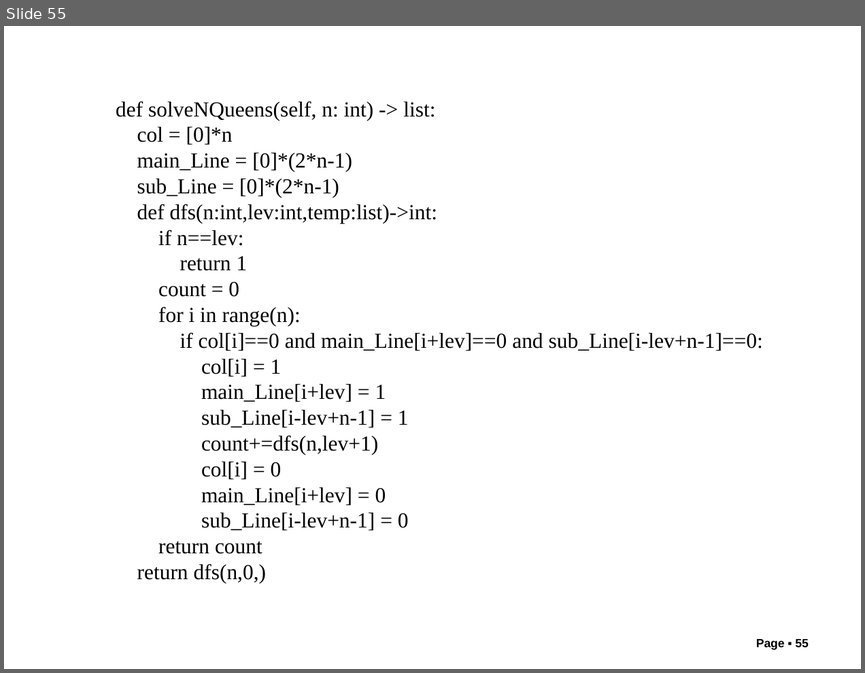
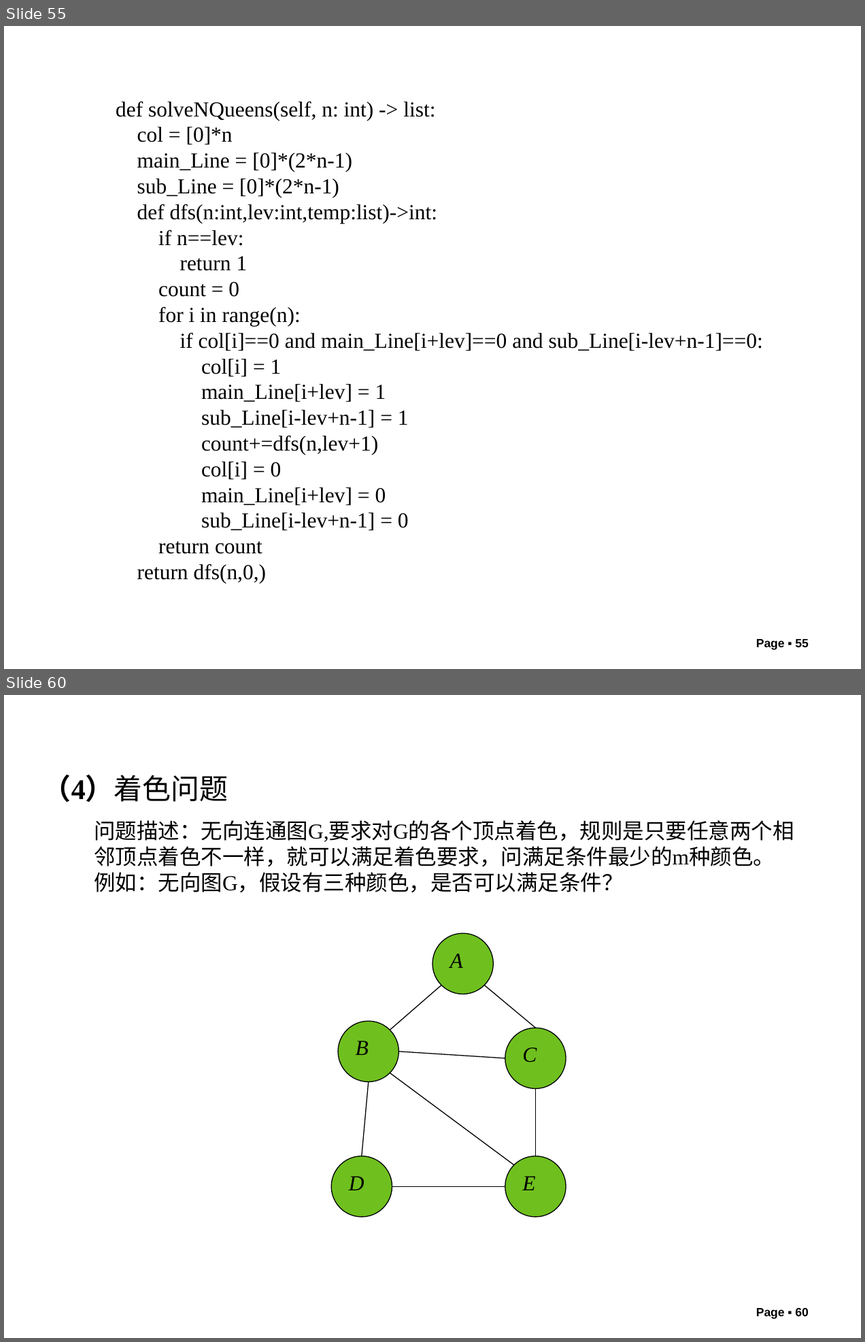
Before and after one commit to liutongling/DP, a slide deck: file/第6章 回朔法.pptx. Shown one above the other, each under a label of ours: slide 55 before the commit, slides 55 and 60 after it; the slides between them are not shown. The pictures are 865x673 and 865x1342 pixels, drawn with LibreOffice and Linux fonts; fonts in the diff are those of the drawing; background and template pictures are left out. Boxes give left, top, right and bottom in pixels: in the first picture for what was removed or moved away, otherwise in the second. Text is boxed around its words. In the diff, an @@ line names an element or a change of style, - is before the commit and + after.

```diff
--- a/file/第6章 回朔法.pptx
+++ b/file/第6章 回朔法.pptx
@@ slide 60 added at bbox=[4, 695, 861, 1338], background #FFFFFF @@
@@ text added at bbox=[43, 775, 228, 802], 24 pt, text #000000 @@
+（4）着色问题
@@ text added at bbox=[94, 820, 794, 892], 18 pt, text #000000 @@
+问题描述：无向连通图G,要求对G的各个顶点着色，规则是只要任意两个相邻顶点着色不一样，就可以满足着色要求，问满足条件最少的m种颜色。
+例如：无向图G，假设有三种颜色，是否可以满足条件？
@@ ellipse added at bbox=[432, 933, 493, 994], fill #6FC01E, outline #000000 0.75 pt, 18 pt, text #000000, italic @@
+A
@@ line added from (441, 985) to (390, 1030), #000000 0.75 pt @@
@@ line added from (484, 985) to (535, 1028), #000000 0.75 pt @@
@@ ellipse added at bbox=[338, 1021, 399, 1081], fill #6FC01E, outline #000000 0.75 pt, 18 pt, text #000000, italic @@
+B
@@ ellipse added at bbox=[505, 1028, 566, 1088], fill #6FC01E, outline #000000 0.75 pt, 18 pt, text #000000, italic @@
+C
@@ line added from (505, 1058) to (399, 1051), #000000 0.75 pt @@
@@ line added from (361, 1156) to (368, 1081), #000000 0.75 pt @@
@@ line added from (514, 1164) to (390, 1073), #000000 0.75 pt @@
@@ line added from (535, 1156) to (535, 1088), #000000 0.75 pt @@
@@ ellipse added at bbox=[331, 1156, 392, 1217], fill #6FC01E, outline #000000 0.75 pt, 18 pt, text #000000, italic @@
+D
@@ ellipse added at bbox=[505, 1156, 566, 1217], fill #6FC01E, outline #000000 0.75 pt, 18 pt, text #000000, italic @@
+E
@@ line added from (505, 1186) to (392, 1186), #000000 0.75 pt @@
@@ page number added at bbox=[756, 1308, 808, 1319], 10 pt, text #000000, bold @@
+Page ▪ 60
```
Also in this commit, not shown: 2 slides changed, 6 other slides added, 3 other files.
